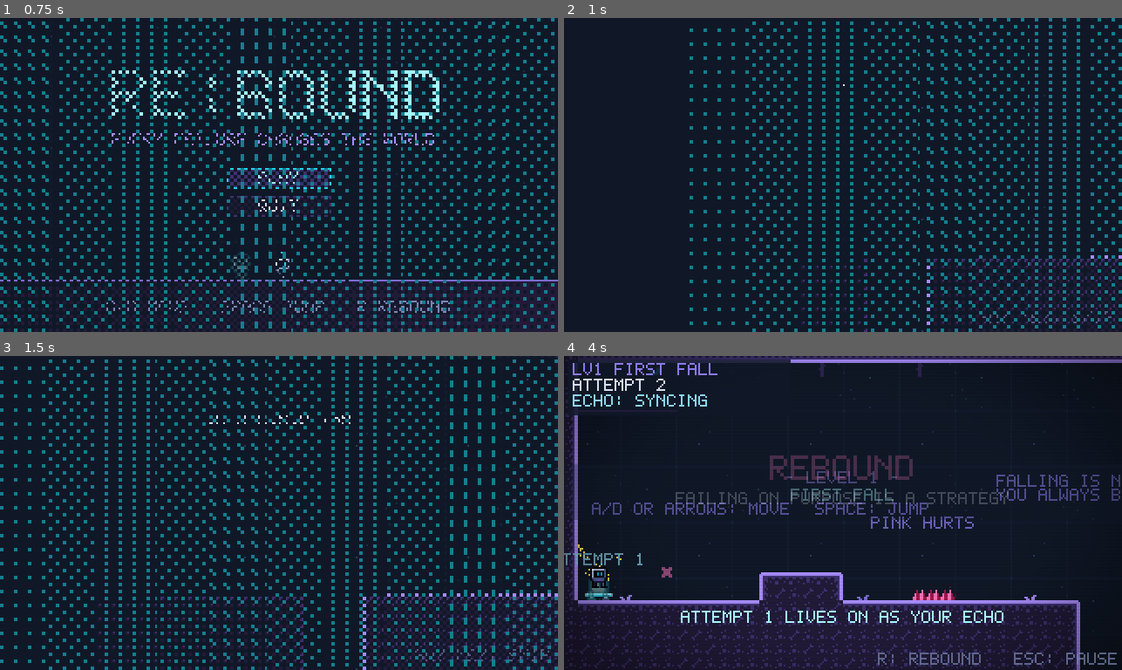
Above: before the commit, frames 1-4 (two rows, left to right).
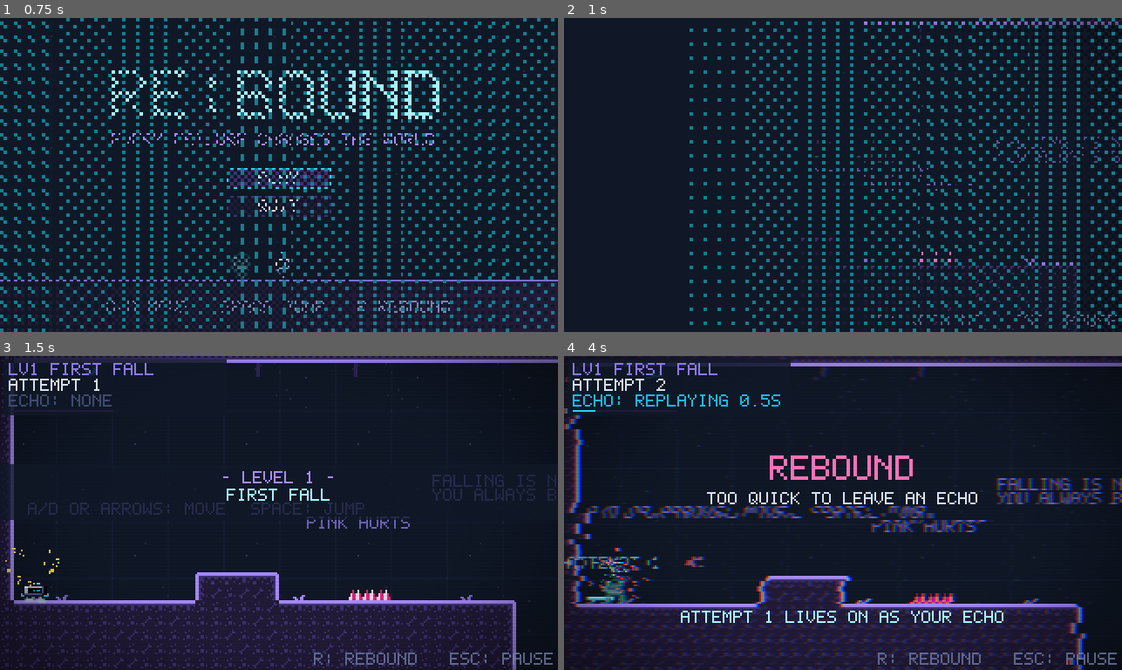
Above: after the commit, the same moments.

Repository: FaizeenHoque/Rebound
Game: Godot game, scene res://scenes/ui/main_menu.tscn
Two runs of this game, one before a commit and one after it. Both use one fixed random seed, a clock stepped at 60 frames per second and the inputs below. Sound files missing from this copy of the repository are replaced by a short silence.
Inputs (mouse positions are in pixels of both pictures, inside the frame that each line leads up to):
- Up to frame 1 (0.75 s): click "PLAY" at 0.5 s
- Up to frame 2 (1 s): no input
- Up to frame 3 (1.5 s): tap Enter at 1.25 s; move the mouse to (401, 497) at 1.27 s; hold D (move_right) from 1.28 s (still down); hold Space (jump) from 1.28 s (still down); tap R (rebound) at 1.35 s; click (401, 497) at 1.42 s
- Up to frame 4 (4 s): move the mouse to (731, 528) at 2.02 s; release Space (jump) at 2.03 s; tap Space (jump) at 2.1, 2.27, 2.57, 3.77 s; click (731, 528) at 2.17 s; tap R (rebound) at 2.3, 2.85, 3.8 s; move the mouse to (898, 443) at 2.77 s; release D (move_right) at 2.78 s; hold A (move_left) 2.78-3.53 s; hold Space (jump) 2.78-3.53 s; click (898, 443) at 2.92 s; move the mouse to (815, 575) at 3.52 s; hold D (move_right) from 3.53 s (still down); tap Z at 3.6 s; click (815, 575) at 3.67 s

Frame 1 is identical in both runs. In frame 2, 1.9% of the frame differs, in the area x 42-100%, y 0-100%; in frame 3, 23%, in the area x 0-100%, y 0-100%; in frame 4, 20%.

Commit message:
Remove the intro
PLAY now starts level 1 directly.

Diff:
--- a/scenes/ui/intro.tscn
+++ /dev/null
@@ -1,53 +0,0 @@
-[gd_scene load_steps=3 format=3]
-
-[ext_resource type="Script" path="res://scripts/intro.gd" id="1_script"]
-[ext_resource type="Script" path="res://scripts/level_background.gd" id="2_bg"]
-
-[node name="Intro" type="Node2D"]
-script = ExtResource("1_script")
-
-[node name="Background" type="Node2D" parent="."]
-z_index = -10
-script = ExtResource("2_bg")
-autoscroll_speed = 4.0
-
-[node name="UI" type="CanvasLayer" parent="."]
-
-[node name="Line1" type="Label" parent="UI"]
-offset_top = 32.0
-offset_right = 320.0
-offset_bottom = 40.0
-theme_override_colors/font_color = Color(0.839216, 0.870588, 0.937255, 1)
-text = "IN A WORLD THAT RESETS,"
-horizontal_alignment = 1
-
-[node name="Line2" type="Label" parent="UI"]
-offset_top = 46.0
-offset_right = 320.0
-offset_bottom = 54.0
-theme_override_colors/font_color = Color(0.647059, 0.952941, 0.988235, 1)
-text = "YOUR FAILURES REMAIN."
-horizontal_alignment = 1
-
-[node name="Line3" type="Label" parent="UI"]
-offset_top = 66.0
-offset_right = 320.0
-offset_bottom = 74.0
-theme_override_colors/font_color = Color(0.654902, 0.545098, 0.980392, 1)
-text = "BOUNCE BACK."
-horizontal_alignment = 1
-
-[node name="Skip" type="Label" parent="UI"]
-modulate = Color(0.560784, 0.607843, 0.74902, 0.6)
-offset_left = 200.0
-offset_top = 168.0
-offset_right = 316.0
-offset_bottom = 176.0
-text = "ANY KEY: SKIP"
-horizontal_alignment = 2
-
-[node name="Flash" type="ColorRect" parent="UI"]
-modulate = Color(1, 1, 1, 0)
-offset_right = 320.0
-offset_bottom = 180.0
-mouse_filter = 2
--- a/scripts/game.gd
+++ b/scripts/game.gd
@@ -13,7 +13,6 @@
 ]
 const MAIN_MENU := "res://scenes/ui/main_menu.tscn"
 const END_SCREEN := "res://scenes/ui/end_screen.tscn"
-const INTRO := "res://scenes/ui/intro.tscn"
 ## Meme sound slots -> number of clips (assets/audio/meme/<slot>_<i>.ogg,
 ## produced by tools/fetch_meme_sfx.py). Pools pick randomly, never twice in a row.
 const SFX := {
@@ -181,8 +180,7 @@
 
 func start_game() -> void:
 	failures = 0
-	current_level = 0
-	change_scene(INTRO)
+	go_to_level(0)
 
 
 func go_to_level(index: int) -> void:
--- a/scripts/intro.gd
+++ /dev/null
@@ -1,157 +0,0 @@
-extends Node2D
-## Short, skippable opening: the robot runs, falls, glitches out... and
-## bounces back while its failed run lingers as an echo. This time it jumps.
-
-const ROBOT := preload("res://assets/sprites/robot.png")
-const TILES := preload("res://assets/tilesets/tiles.png")
-const ECHO_SHADER := preload("res://shaders/echo.gdshader")
-const PAD_SCENE := preload("res://scenes/objects/bounce_pad.tscn")
-const REBOUND_PAD_TEX := preload("res://assets/sprites/rebound_pad.png")
-
-const FLOOR_Y := 136.0
-const PIT_L := 176.0
-const PIT_R := 208.0
-const START_X := 48.0
-
-var robot: Sprite2D
-var echo: Sprite2D
-var pad: BouncePad
-var _anim := {}  # sprite -> "run" / "idle" / "fall"
-var _t := 0.0
-var _done := false
-
-@onready var line1: Label = $UI/Line1
-@onready var line2: Label = $UI/Line2
-@onready var line3: Label = $UI/Line3
-@onready var flash: ColorRect = $UI/Flash
-
-
-func _ready() -> void:
-	$Background.setup(Vector2(320, 180))
-	_build_floor()
-	pad = PAD_SCENE.instantiate()
-	pad.position = Vector2(START_X - 8, FLOOR_Y)
-	add_child(pad)
-	pad.sprite.texture = REBOUND_PAD_TEX
-	echo = _make_robot(true)
-	echo.visible = false
-	robot = _make_robot(false)
-	for l in [line1, line2, line3]:
-		l.visible_ratio = 0.0
-	_play()
-
-
-func _make_robot(is_echo: bool) -> Sprite2D:
-	var s := Sprite2D.new()
-	s.texture = ROBOT
-	s.hframes = 8
-	s.vframes = 4
-	s.offset = Vector2(0, -8)
-	s.position = Vector2(START_X, FLOOR_Y)
-	s.z_index = 4 if is_echo else 5
-	if is_echo:
-		var m := ShaderMaterial.new()
-		m.shader = ECHO_SHADER
-		s.material = m
-	add_child(s)
-	_anim[s] = "idle"
-	return s
-
-
-func _build_floor() -> void:
-	var layer := TileLayer.new()
-	add_child(layer)
-	for x in 40:
-		var px := x * 8.0
-		if px >= PIT_L and px < PIT_R:
-			continue
-		var mask := 1
-		if px + 8.0 == PIT_L:
-			mask |= 2
-		if px == PIT_R:
-			mask |= 8
-		for y in range(17, 23):
-			var m := mask if y == 17 else (mask & 10)
-			layer.add_tile(Rect2(m * 8, 0, 8, 8), Vector2(px, y * 8))
-	layer.queue_redraw()
-
-
-func _play() -> void:
-	var tw := create_tween()
-	tw.tween_property(line1, "visible_ratio", 1.0, 0.9)
-	# attempt 1: run straight into the pit
-	tw.tween_callback(func() -> void: _anim[robot] = "run")
-	tw.tween_property(robot, "position:x", PIT_L + 10.0, 1.3)
-	tw.tween_callback(func() -> void: _anim[robot] = "fall")
-	tw.tween_property(robot, "position:y", FLOOR_Y + 30.0, 0.25).set_ease(Tween.EASE_IN)
-	tw.tween_callback(_fail)
-	tw.tween_property(line2, "visible_ratio", 1.0, 0.8)
-	tw.tween_interval(0.3)
-	# bounce back
-	tw.tween_callback(_bounce_back)
-	tw.tween_property(robot, "position:y", FLOOR_Y - 30.0, 0.24).set_ease(Tween.EASE_OUT).set_trans(Tween.TRANS_QUAD)
-	tw.tween_property(robot, "position:y", FLOOR_Y, 0.2).set_ease(Tween.EASE_IN).set_trans(Tween.TRANS_QUAD)
-	tw.tween_callback(func() -> void:
-		Game.sfx("land", -8.0)
-		_anim[robot] = "run"
-		_anim[echo] = "run")
-	# the echo repeats the failure; the robot uses it and jumps
-	tw.tween_property(robot, "position:x", PIT_L - 14.0, 1.0)
-	tw.parallel().tween_property(echo, "position:x", PIT_L - 14.0, 1.0)
-	tw.tween_callback(func() -> void:
-		_anim[robot] = "jump"
-		Game.sfx("jump", -4.0))
-	tw.tween_property(robot, "position:x", PIT_R + 26.0, 0.55)
-	tw.parallel().tween_method(func(v: float) -> void: robot.position.y = FLOOR_Y - sin(v * PI) * 26.0, 0.0, 1.0, 0.55)
-	tw.parallel().tween_property(echo, "position:x", PIT_L + 10.0, 0.3)
-	tw.parallel().tween_property(line3, "visible_ratio", 1.0, 0.6)
-	tw.tween_callback(func() -> void:
-		_anim[robot] = "run"
-		_anim[echo] = "fall"
-		var fade := create_tween()
-		fade.tween_property(echo, "position:y", FLOOR_Y + 30.0, 0.3)
-		fade.parallel().tween_property(echo, "modulate:a", 0.0, 0.4))
-	tw.tween_property(robot, "position:x", 340.0, 0.9)
-	tw.tween_interval(0.6)
-	tw.tween_callback(_finish)
-
-
-func _fail() -> void:
-	robot.visible = false
-	Game.sfx("death")
-	flash.color = Color("#f472b6")
-	flash.modulate.a = 0.6
-	create_tween().tween_property(flash, "modulate:a", 0.0, 0.4)
-
-
-func _bounce_back() -> void:
-	robot.position = Vector2(START_X, FLOOR_Y)
-	robot.visible = true
-	_anim[robot] = "jump"
-	echo.position = Vector2(START_X, FLOOR_Y)
-	echo.visible = true
-	pad.fire(true)
-	Game.sfx("echo", -6.0)
-
-
-func _process(delta: float) -> void:
-	_t += delta
-	for s in _anim:
-		var sprite: Sprite2D = s
-		match _anim[s]:
-			"run": sprite.frame = 8 + int(_t * 12.0) % 6
-			"jump": sprite.frame = 16
-			"fall": sprite.frame = 18
-			_: sprite.frame = [0, 1, 2, 1][int(_t * 5.0) % 4]
-
-
-func _unhandled_input(event: InputEvent) -> void:
-	if event.is_pressed() and not event.is_echo() and (event is InputEventKey or event is InputEventJoypadButton):
-		_finish()
-
-
-func _finish() -> void:
-	if _done or Game.is_transitioning():
-		return
-	_done = true
-	Game.go_to_level(0)
--- a/tests/flow_test.gd
+++ b/tests/flow_test.gd
@@ -1,5 +1,5 @@
 extends Node
-## Checks menu -> intro -> (skip) -> level 1 -> restart flow and the ending.
+## Checks menu -> level 1 -> restart flow and the ending.
 
 
 func _ready() -> void:
@@ -13,15 +13,7 @@
 	Game.start_game()
 	await get_tree().create_timer(1.2).timeout
 	var s := get_tree().current_scene
-	print("after PLAY: ", s.name)
-	var ev := InputEventKey.new()
-	ev.physical_keycode = KEY_SPACE
-	ev.keycode = KEY_SPACE
-	ev.pressed = true
-	Input.parse_input_event(ev)
-	await get_tree().create_timer(1.2).timeout
-	s = get_tree().current_scene
-	print("after skip: ", s.name, " attempt=", s.get("attempt"))
+	print("after PLAY: ", s.name, " attempt=", s.get("attempt"))
 	Game.restart_level()
 	await get_tree().create_timer(1.2).timeout
 	s = get_tree().current_scene
Not shown, removed: scripts/intro.gd.uid
